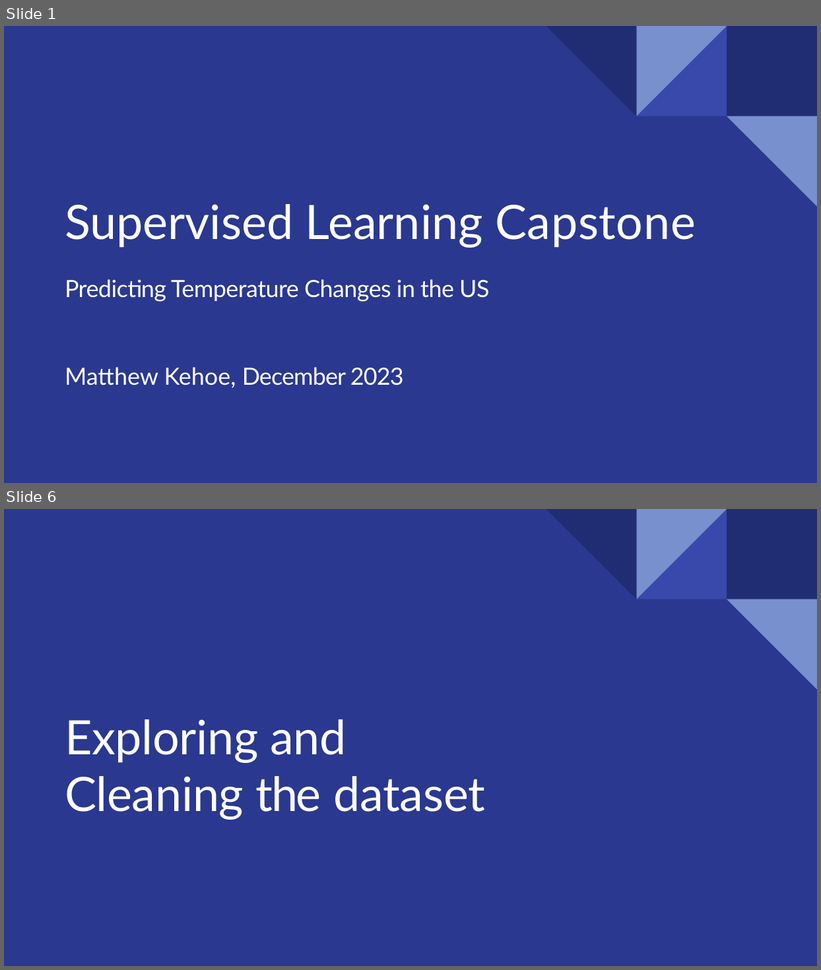
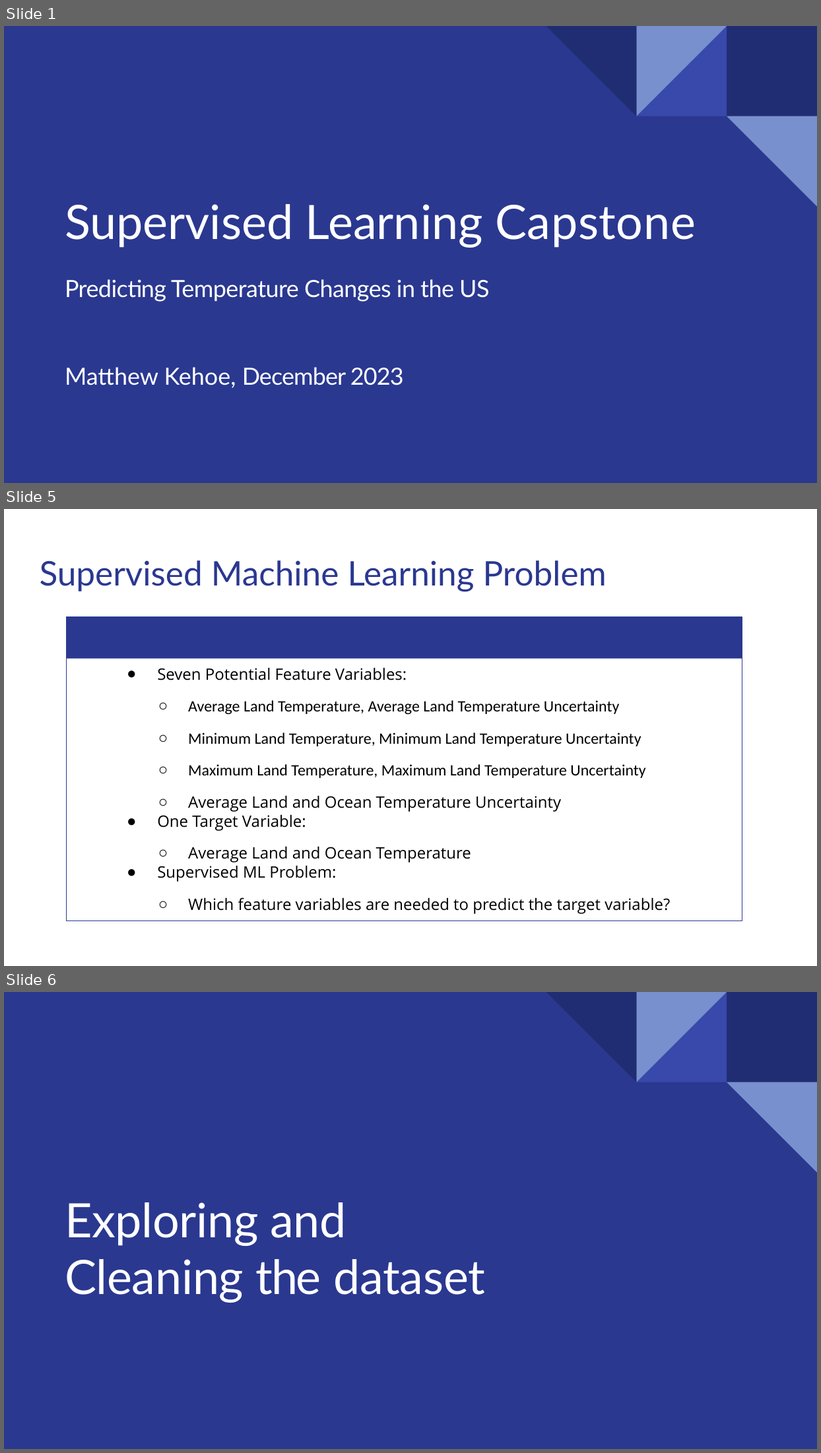
Before and after one commit to matthewshawnkehoe/Data-Science-Projects, a slide deck: Capstone Projects/Capstone_Two_Supervised_ML/Predicting_Temperature_Change.pptx. Shown one above the other, each under a label of ours: slides 1 and 6 before the commit, slides 1, 5 and 6 after it; the slides between them are not shown. The pictures are 821x970 and 821x1453 pixels, drawn with LibreOffice and Linux fonts; fonts in the diff are those of the drawing. Boxes give left, top, right and bottom in pixels: in the first picture for what was removed or moved away, otherwise in the second. Text is boxed around its words. In the diff, an @@ line names an element or a change of style, - is before the commit and + after.

```diff
--- a/Capstone Projects/Capstone_Two_Supervised_ML/Predicting_Temperature_Change.pptx
+++ b/Capstone Projects/Capstone_Two_Supervised_ML/Predicting_Temperature_Change.pptx
@@ slide 5 added at <box>4,509,817,966</box>, background #FFFFFF @@
@@ title added at <box>40,560,607,591</box>, 30 pt, text #2A3890 @@
+Supervised Machine Learning Problem
@@ freeform shape added at <box>66,617,743,659</box>, fill #2A3890 @@
@@ freeform shape added at <box>66,617,743,921</box>, outline #2A3890 0.75 pt @@
@@ text added at <box>157,667,670,914</box>, 14 pt, text #000000 @@
+● Seven Potential Feature Variables:
+  ○ Average Land Temperature, Average Land Temperature Uncertainty
+  ○ Minimum Land Temperature, Minimum Land Temperature Uncertainty
+  ○ Maximum Land Temperature, Maximum Land Temperature Uncertainty
+  ○ Average Land and Ocean Temperature Uncertainty
+● One Target Variable:
+  ○ Average Land and Ocean Temperature
+● Supervised ML Problem:
+  ○ Which feature variables are needed to predict the target variable?
```
Also in this commit, not shown: 4 slides changed, 2 other slides added, 1 slide removed.
